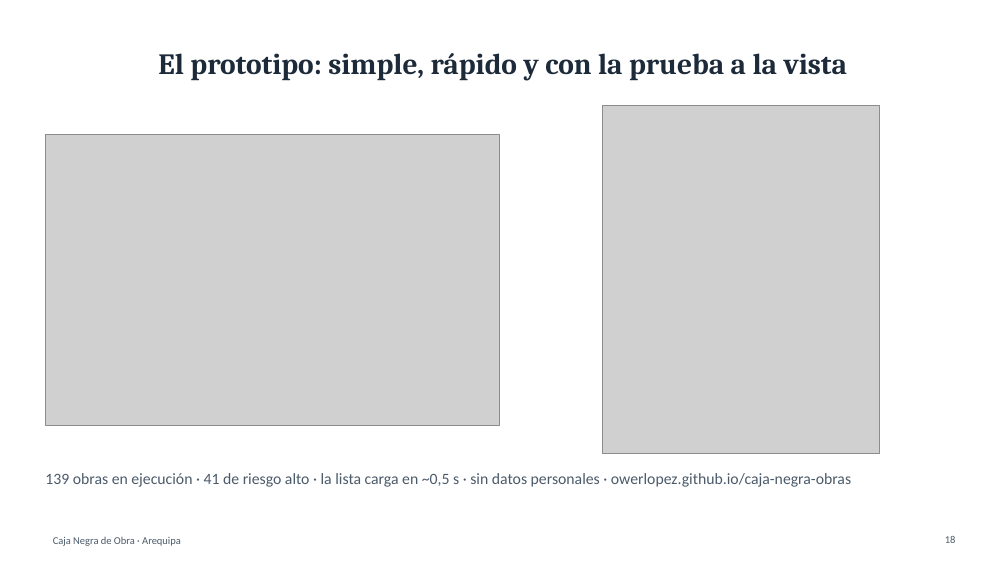
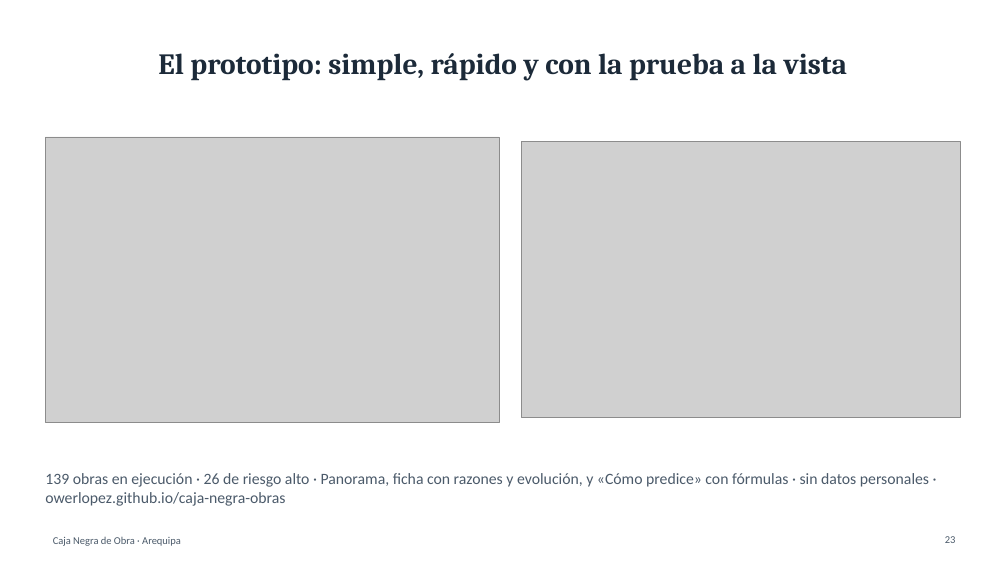
Before and after one commit to OwerLopez/caja-negra-obras, a slide deck: slide 23 of diapositivas/Caja_Negra_de_Obra.pptx (slide 18 before the commit). Drawn at 1008x567 pixels with LibreOffice and Linux fonts; fonts in the diff are those of the drawing; grey boxes stand for pictures. Boxes give left, top, right and bottom in pixels: in the first picture for what was removed or moved away, otherwise in the second. Text is boxed around its words. In the diff, an @@ line names an element or a change of style, - is before the commit and + after.

```diff
--- a/diapositivas/Caja_Negra_de_Obra.pptx
+++ b/diapositivas/Caja_Negra_de_Obra.pptx
@@ picture: place and size @@
-picture at bbox=[602, 106, 879, 454]
+picture at bbox=[522, 141, 960, 417]
@@ text at bbox=[45, 473, 929, 506]: text changed @@
-139 obras en ejecución · 41 de riesgo alto · la lista carga en ~0,5 s · sin datos personales · owerlopez.github.io/caja-negra-obras
+139 obras en ejecución · 26 de riesgo alto · Panorama, ficha con razones y evolución, y «Cómo predice» con fórmulas · sin datos personales · owerlopez.github.io/caja-negra-obras
@@ page number at bbox=[945, 536, 956, 543]: text changed @@
-18
+23
```
Also in this commit, not shown: 13 other slides changed, 5 slides added, 6 other files.
